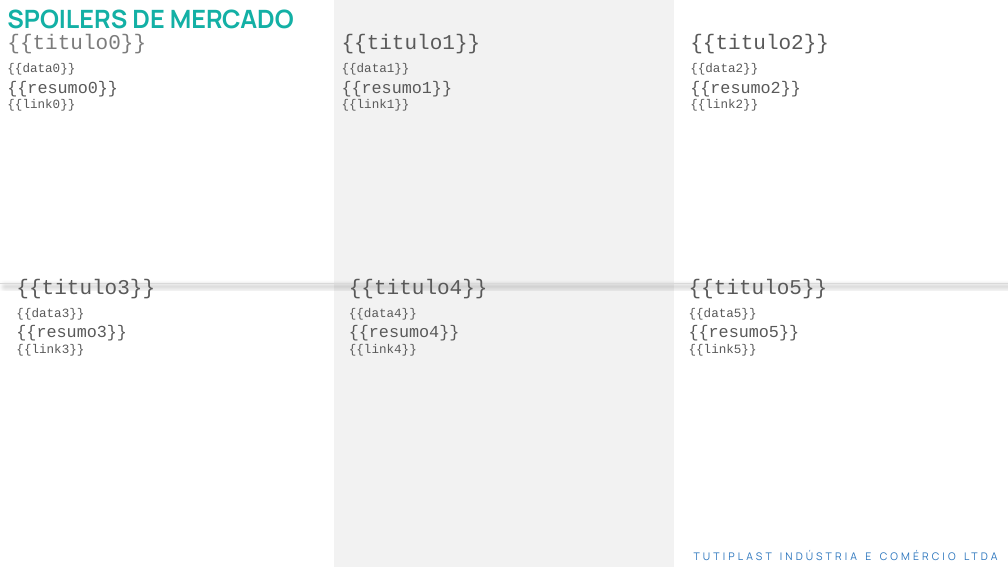
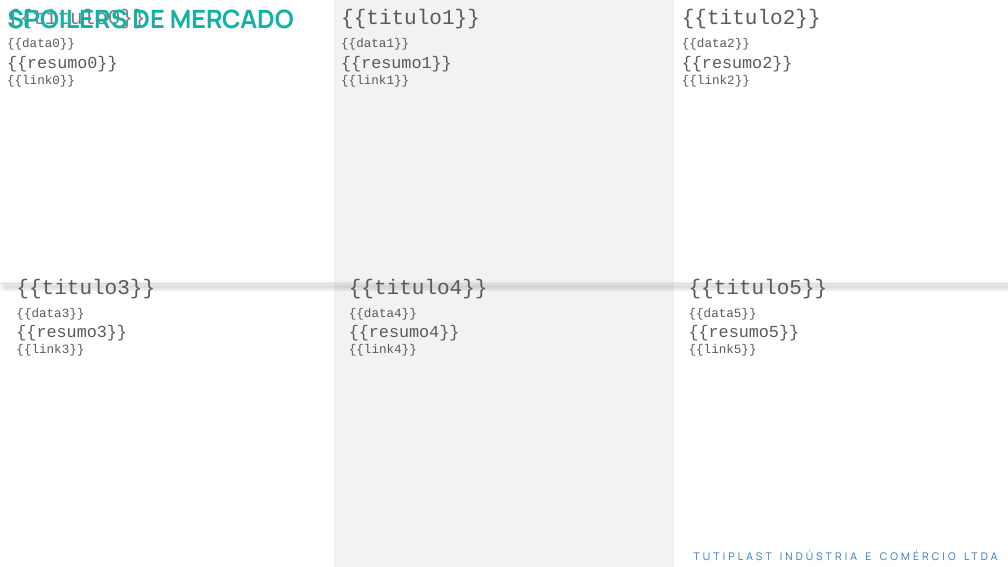
Before and after one commit to kamilypl/API-Python, a slide deck: slide 1 of template.pptx. Drawn at 1008x567 pixels with LibreOffice and Linux fonts; fonts in the diff are those of the drawing. Boxes give left, top, right and bottom in pixels: in the first picture for what was removed or moved away, otherwise in the second. Text is boxed around its words. In the diff, an @@ line names an element or a change of style, - is before the commit and + after.

```diff
--- a/template.pptx
+++ b/template.pptx
@@ text "{{titulo0}}": place and size @@
-text "{{titulo0}}" at <box>7,34,146,111</box>
+text "{{titulo0}}" at <box>7,9,146,87</box>
@@ text "{{titulo1}}": place and size @@
-text "{{titulo1}}" at <box>342,34,481,111</box>
+text "{{titulo1}}" at <box>341,9,480,87</box>
@@ text "{{titulo2}}": place and size @@
-text "{{titulo2}}" at <box>690,34,829,111</box>
+text "{{titulo2}}" at <box>682,9,821,87</box>
```
Also in this commit, not shown: 1 other file.
